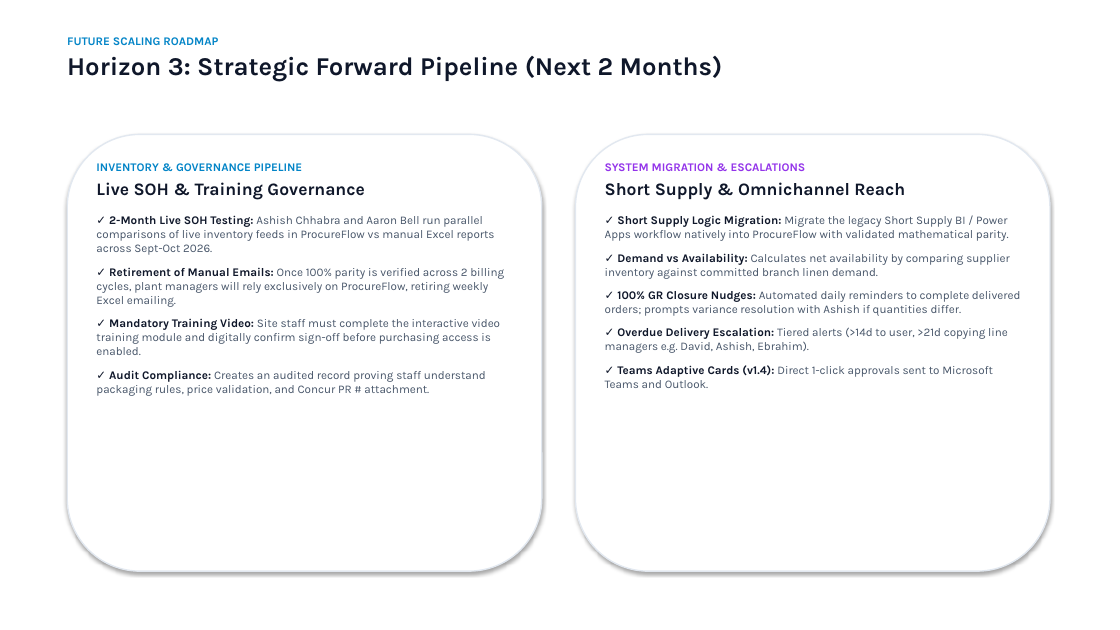
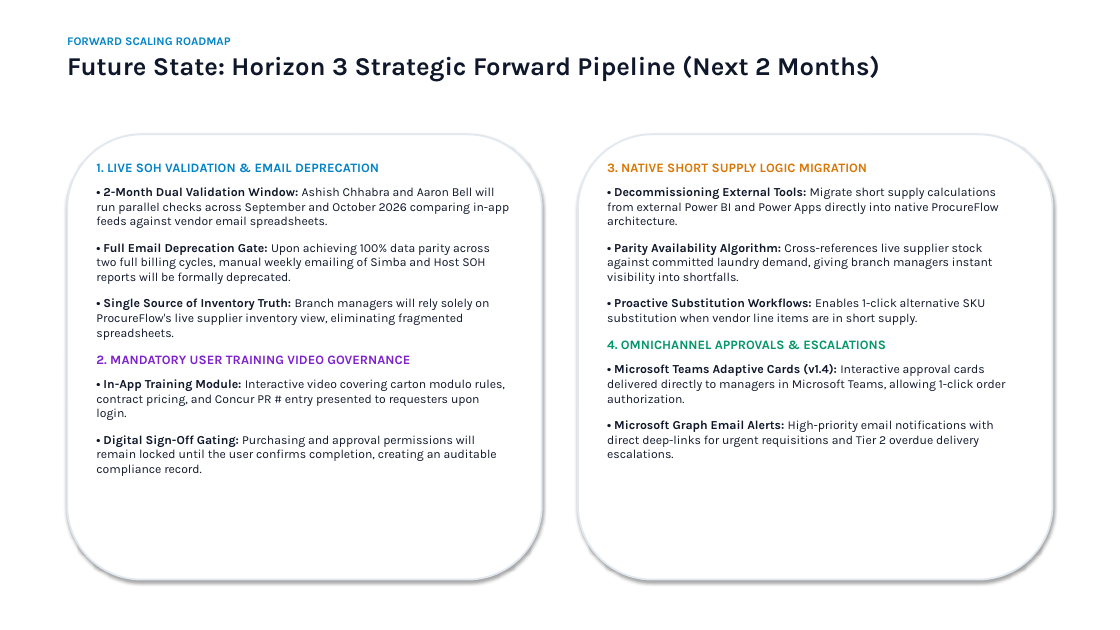
Before and after one commit to SPLGit-Project/ProcureFlow-App, a slide deck: slide 10 of docs/ProcureFlow_Executive_Roadmap.pptx (slide 9 before the commit). Drawn at 1120x630 pixels with LibreOffice and Linux fonts; fonts in the diff are those of the drawing. Boxes give left, top, right and bottom in pixels: in the first picture for what was removed or moved away, otherwise in the second. Text is boxed around its words. In the diff, an @@ line names an element or a change of style, - is before the commit and + after.

```diff
--- a/docs/ProcureFlow_Executive_Roadmap.pptx
+++ b/docs/ProcureFlow_Executive_Roadmap.pptx
@@ text at box(67, 37, 880, 81): text changed @@
-FUTURE SCALING ROADMAP
-Horizon 3: Strategic Forward Pipeline (Next 2 Months)
+FORWARD SCALING ROADMAP
+Future State: Horizon 3 Strategic Forward Pipeline (Next 2 Months)
@@ rounded rectangle: place and size @@
-rounded rectangle at box(67, 134, 542, 571)
+rounded rectangle at box(67, 134, 542, 580)
@@ rounded rectangle at box(67, 134, 542, 580): outline #E2E8F0 1.2 pt to #E2E8F0 1.5 pt @@
@@ rounded rectangle at box(578, 134, 1053, 580): outline #E2E8F0 1.2 pt to #E2E8F0 1.5 pt @@
@@ rounded rectangle: place and size @@
-rounded rectangle at box(576, 134, 1050, 571)
+rounded rectangle at box(578, 134, 1053, 580)
@@ text at box(96, 163, 509, 476): text changed; size 10 to 10.5 pt; text colour #475569 to #0F172A @@
-INVENTORY & GOVERNANCE PIPELINE
-Live SOH & Training Governance
-✓ 2-Month Live SOH Testing: Ashish Chhabra and Aaron Bell run parallel comparisons of live inventory feeds in ProcureFlow vs manual Excel reports across Sept-Oct 2026.
-✓ Retirement of Manual Emails: Once 100% parity is verified across 2 billing cycles, plant managers will rely exclusively on ProcureFlow, retiring weekly Excel emailing.
-✓ Mandatory Training Video: Site staff must complete the interactive video training module and digitally confirm sign-off before purchasing access is enabled.
-✓ Audit Compliance: Creates an audited record proving staff understand packaging rules, price validation, and Concur PR # attachment.
+1. LIVE SOH VALIDATION & EMAIL DEPRECATION
+• 2-Month Dual Validation Window: Ashish Chhabra and Aaron Bell will run parallel checks across September and October 2026 comparing in-app feeds against vendor email spreadsheets.
+• Full Email Deprecation Gate: Upon achieving 100% data parity across two full billing cycles, manual weekly emailing of Simba and Host SOH reports will be formally deprecated.
+• Single Source of Inventory Truth: Branch managers will rely solely on ProcureFlow's live supplier inventory view, eliminating fragmented spreadsheets.
+2. MANDATORY USER TRAINING VIDEO GOVERNANCE
+• In-App Training Module: Interactive video covering carton modulo rules, contract pricing, and Concur PR # entry presented to requesters upon login.
+• Digital Sign-Off Gating: Purchasing and approval permissions will remain locked until the user confirms completion, creating an auditable compliance record.
@@ text at box(607, 163, 1005, 458): text changed; size 10 to 10.5 pt; text colour #475569 to #0F172A @@
-SYSTEM MIGRATION & ESCALATIONS
-Short Supply & Omnichannel Reach
-✓ Short Supply Logic Migration: Migrate the legacy Short Supply BI / Power Apps workflow natively into ProcureFlow with validated mathematical parity.
-✓ Demand vs Availability: Calculates net availability by comparing supplier inventory against committed branch linen demand.
-✓ 100% GR Closure Nudges: Automated daily reminders to complete delivered orders; prompts variance resolution with Ashish if quantities differ.
-✓ Overdue Delivery Escalation: Tiered alerts (>14d to user, >21d copying line managers e.g. David, Ashish, Ebrahim).
-✓ Teams Adaptive Cards (v1.4): Direct 1-click approvals sent to Microsoft Teams and Outlook.
+3. NATIVE SHORT SUPPLY LOGIC MIGRATION
+• Decommissioning External Tools: Migrate short supply calculations from external Power BI and Power Apps directly into native ProcureFlow architecture.
+• Parity Availability Algorithm: Cross-references live supplier stock against committed laundry demand, giving branch managers instant visibility into shortfalls.
+• Proactive Substitution Workflows: Enables 1-click alternative SKU substitution when vendor line items are in short supply.
+4. OMNICHANNEL APPROVALS & ESCALATIONS
+• Microsoft Teams Adaptive Cards (v1.4): Interactive approval cards delivered directly to managers in Microsoft Teams, allowing 1-click order authorization.
+• Microsoft Graph Email Alerts: High-priority email notifications with direct deep-links for urgent requisitions and Tier 2 overdue delivery escalations.
```
Also in this commit, not shown: 2 other slides changed, 9 slides added, 7 slides removed, 2 other files.
